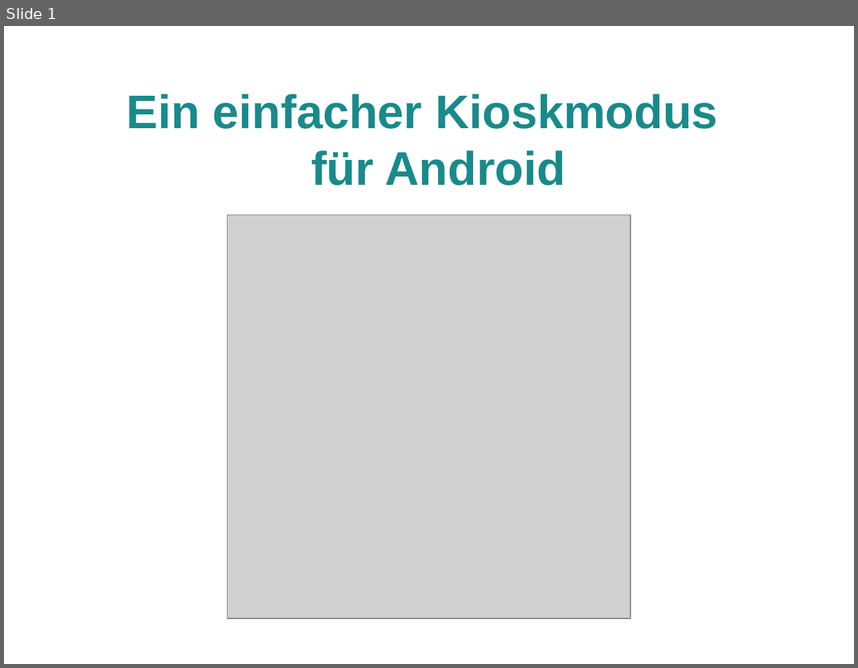
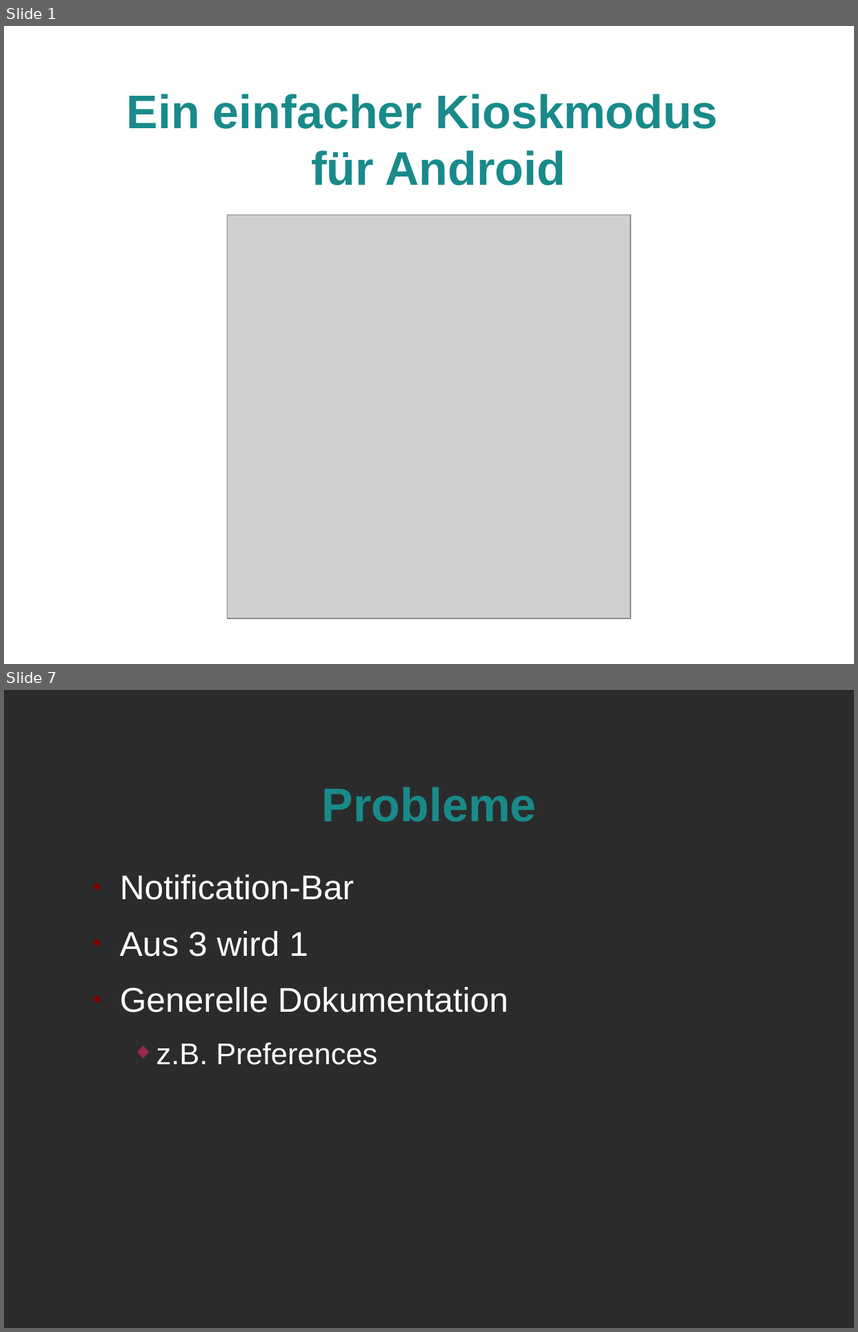
Before and after one commit to jessejin/Kiosk, a slide deck: doc/Rev1_präsi.odp. Shown one above the other, each under a label of ours: slide 1 before the commit, slides 1 and 7 after it; the slides between them are not shown. The pictures are 858x668 and 858x1332 pixels, drawn with LibreOffice and Linux fonts; fonts in the diff are those of the drawing; grey boxes stand for pictures; background and template pictures are left out; a plain dark background stands for a picture behind light text. Boxes give left, top, right and bottom in pixels: in the first picture for what was removed or moved away, otherwise in the second. Text is boxed around its words. In the diff, an @@ line names an element or a change of style, - is before the commit and + after.

```diff
--- a/doc/Rev1_präsi.odp
+++ b/doc/Rev1_präsi.odp
@@ slide 7 added at box(4, 690, 854, 1328), background picture (left out) @@
@@ title added at box(322, 787, 537, 822), 44 pt, text #198A8A, bold @@
+Probleme
@@ text added at box(120, 874, 508, 1065), 32 pt, text #FFFFFF @@
+● Notification-Bar
+● Aus 3 wird 1
+● Generelle Dokumentation
+  ◆ z.B. Preferences
```
Also in this commit, not shown: 2 slides changed, 4 other slides added, 3 slides removed.
